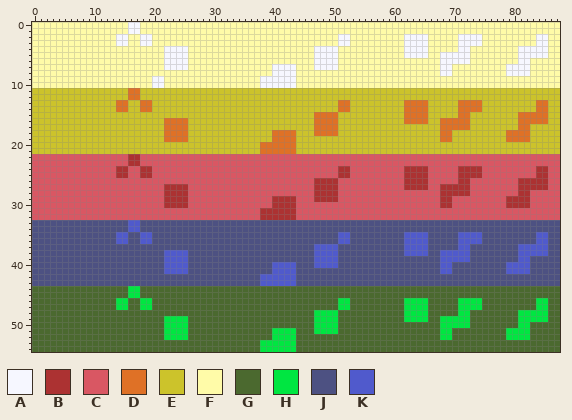
One commit to this sprite sheet: images/paths_11.png. Above is the file before it was changed.
The file is 88x55 pixels.
Palette (. is transparent): A #f6f7ff  B #ac3232  C #d95763  D #df7126  E #ccc32b  F #fffba8  G #4b692f  H #00e641  J #4d5182  K #505acc
Once edited:
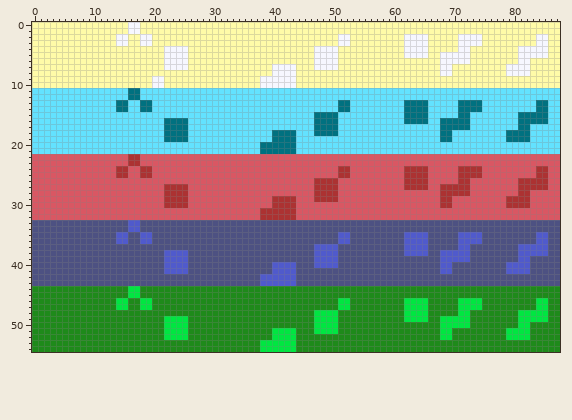
Commit message: Changed the path colors again.
Changes in this commit:
colour D: #df7126 -> #007180
colour E: #ccc32b -> #63e2ff
colour G: #4b692f -> #1e8a1a
Pixel boxes of the changes (left, top, right, bottom) in both pictures:
changed: (32, 88, 560, 154)
changed: (32, 286, 560, 352)
